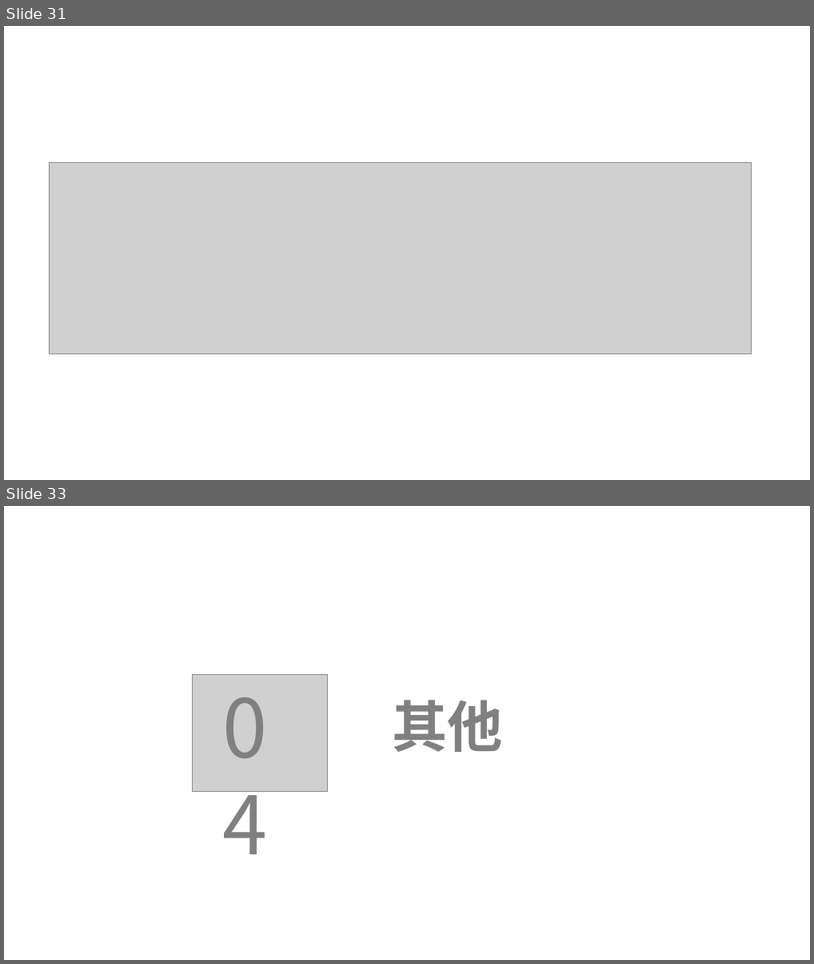
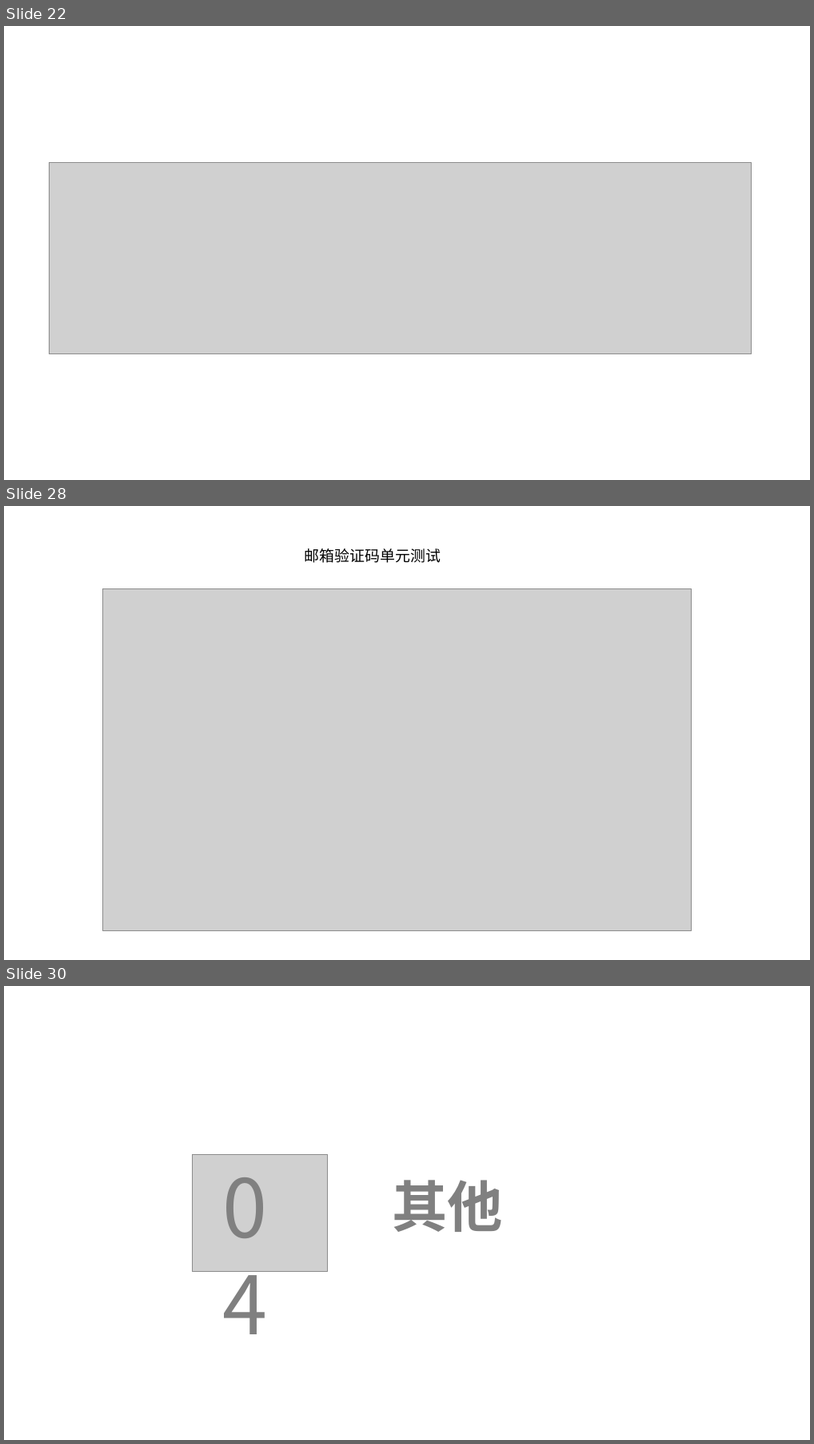
Before and after one commit to lenovo-wu/G11ZUCC, a slide deck: 代码实现.pptx. Shown one above the other, each under a label of ours: slides 31 and 33 before the commit, slides 22, 28 and 30 after it; the slides between them are not shown. The pictures are 814x964 and 814x1444 pixels, drawn with LibreOffice and Linux fonts; fonts in the diff are those of the drawing; grey boxes stand for pictures. Boxes give left, top, right and bottom in pixels: in the first picture for what was removed or moved away, otherwise in the second. Text is boxed around its words. In the diff, an @@ line names an element or a change of style, - is before the commit and + after.

```diff
--- a/代码实现.pptx
+++ b/代码实现.pptx
@@ slide 28 added at bbox=[4, 506, 810, 960], background #FFFFFF @@
@@ text added at bbox=[305, 548, 441, 563], 18 pt, text #000000 @@
+邮箱验证码单元测试
@@ picture added at bbox=[102, 589, 692, 930] @@
@@ what was slide 31 is now slide 22 @@
@@ what was slide 33 is now slide 30 @@
```
Also in this commit, not shown: 2 slides changed, 12 other slides added, 16 slides removed.
